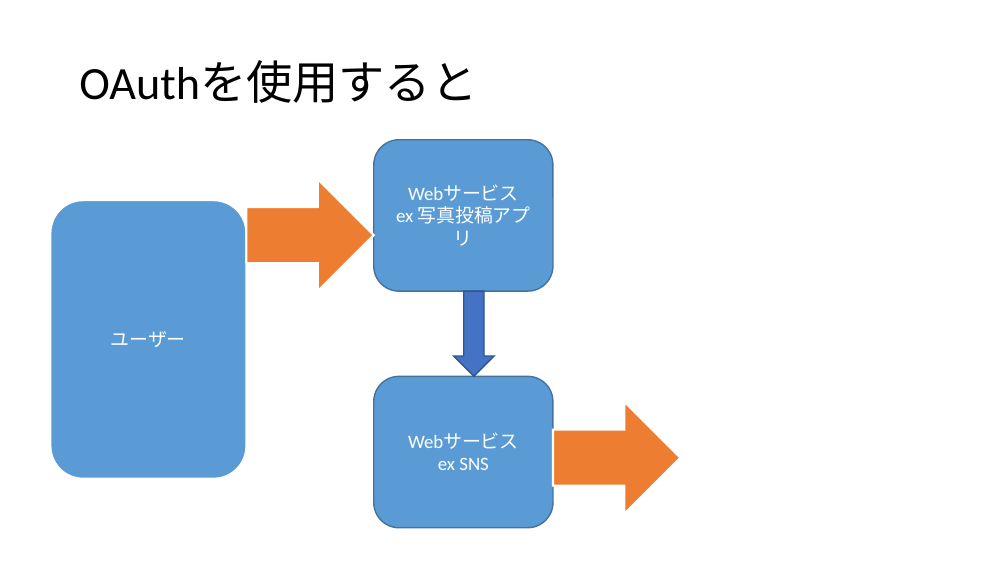
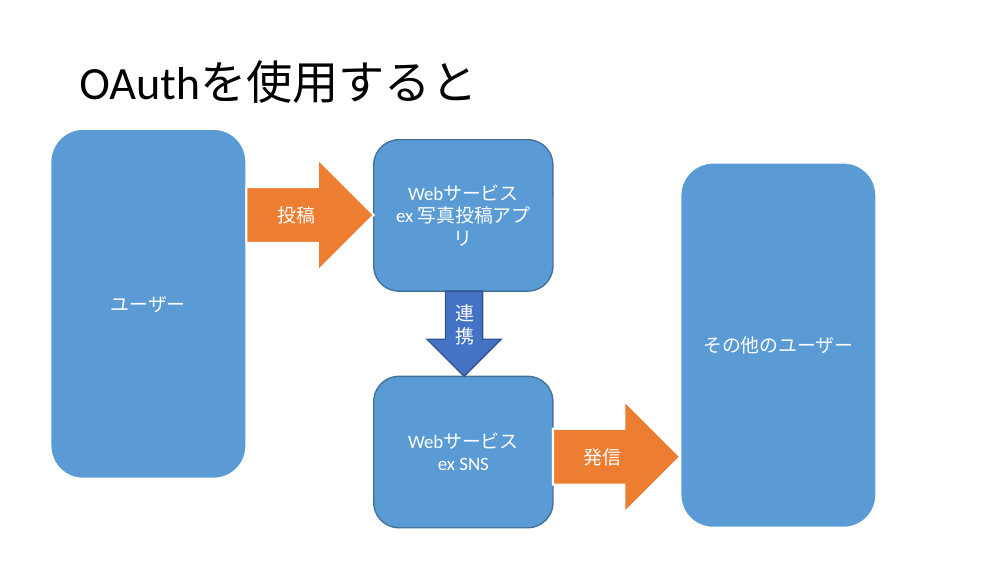
Before and after one commit to fujiLabo/fuji_simu, a slide deck: slide 13 of 卒検発表(suga).pptx. Drawn at 1008x567 pixels with LibreOffice and Linux fonts; fonts in the diff are those of the drawing. Boxes give left, top, right and bottom in pixels: in the first picture for what was removed or moved away, otherwise in the second. Text is boxed around its words. In the diff, an @@ line names an element or a change of style, - is before the commit and + after.

```diff
--- a/卒検発表(suga).pptx
+++ b/卒検発表(suga).pptx
@@ rounded rectangle "ユーザー": place and size @@
-rounded rectangle "ユーザー" at [50, 201, 246, 479]
+rounded rectangle "ユーザー" at [50, 129, 246, 479]
@@ right arrow "投稿": place and size @@
-right arrow "投稿" at [246, 179, 373, 291]
+right arrow "投稿" at [246, 159, 373, 271]
@@ rounded rectangle added at [680, 162, 876, 527], fill #5B9BD5, outline #FFFFFF 1.5 pt, 13.5 pt, text #FFFFFF @@
+その他のユーザー
@@ text in right arrow at [277, 206, 315, 224]: text added @@
+投稿
@@ down arrow "連携": place and size @@
-down arrow "連携" at [454, 291, 494, 377]
+down arrow "連携" at [427, 291, 502, 377]
@@ text in down arrow at [455, 304, 474, 345]: text added @@
+連携
@@ text in right arrow at [584, 448, 622, 466]: text added @@
+発信
```
Also in this commit, not shown: 4 other slides changed, 8 slides added, 2 slides removed, 2 other files.
